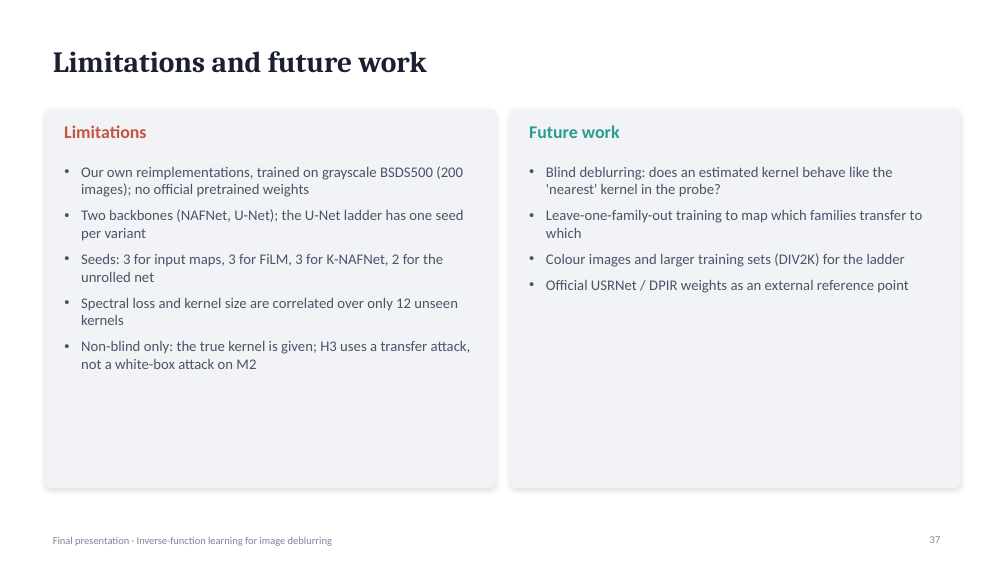
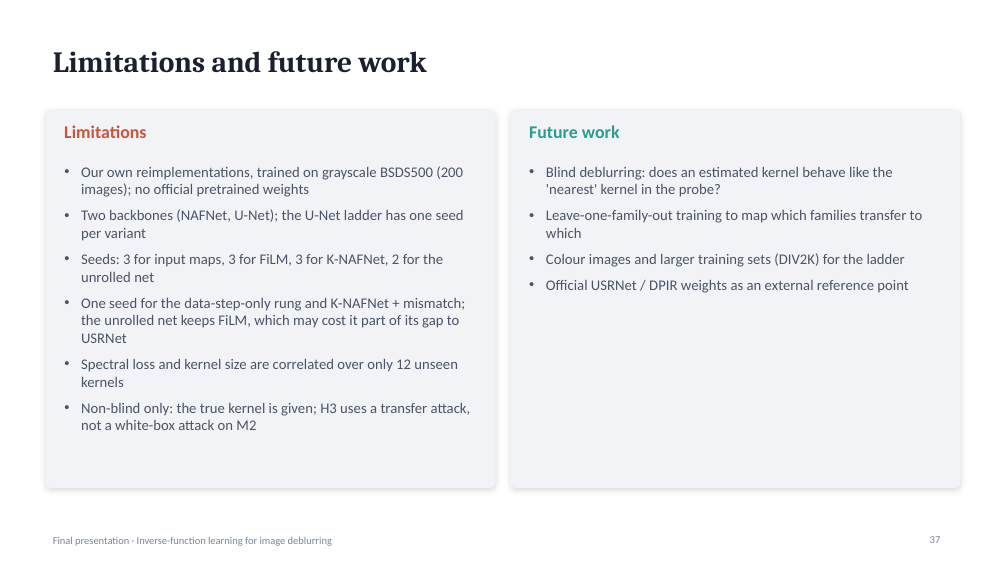
Before and after one commit to suryamanoj4/Inverse-Deblur, a slide deck: slide 37 of report/final_presentation.pptx. Drawn at 1008x567 pixels with LibreOffice and Linux fonts; fonts in the diff are those of the drawing. Boxes give left, top, right and bottom in pixels: in the first picture for what was removed or moved away, otherwise in the second. Text is boxed around its words. In the diff, an @@ line names an element or a change of style, - is before the commit and + after.

```diff
--- a/report/final_presentation.pptx
+++ b/report/final_presentation.pptx
@@ text at bbox=[81, 298, 465, 343]: paragraph added @@
+• One seed for the data-step-only rung and K-NAFNet + mismatch; the unrolled net keeps FiLM, which may cost it part of its gap to USRNet
```
Also in this commit, not shown: 6 other slides changed, 3 other files.
